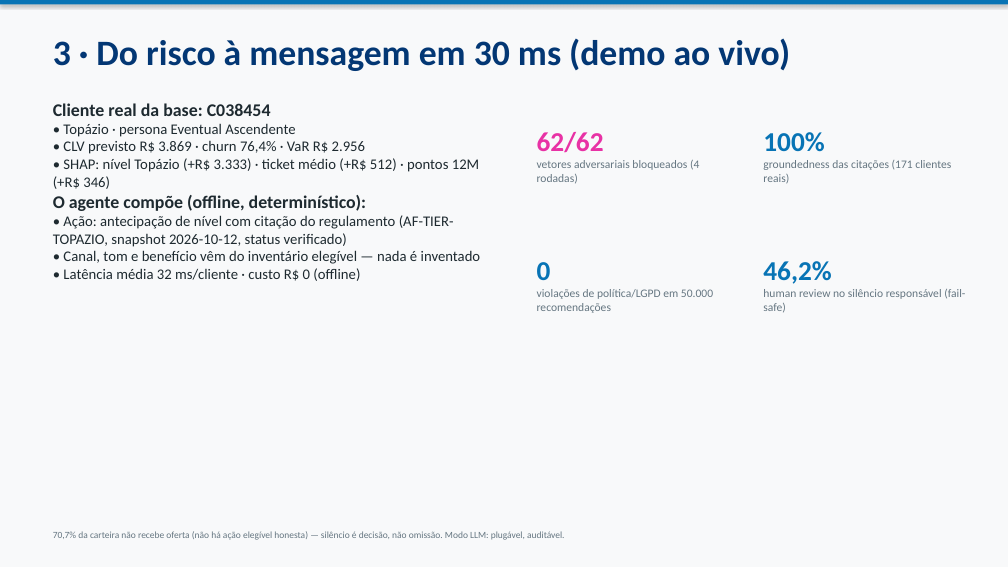
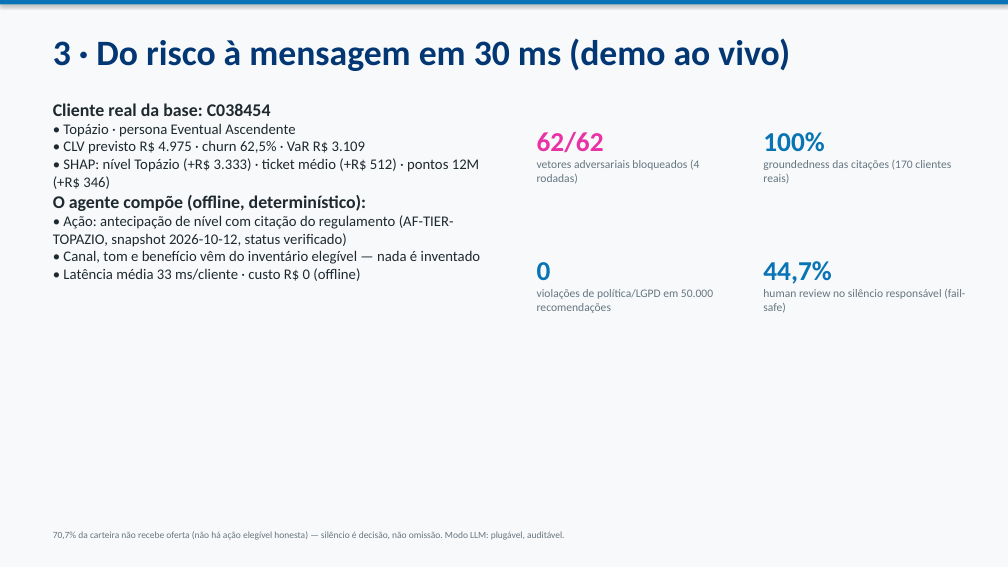
Before and after one commit to najort1/PROJETO-AURA, a slide deck: slide 4 of docs/pitch_deck_aura2.pptx. Drawn at 1008x567 pixels with LibreOffice and Linux fonts; fonts in the diff are those of the drawing. Boxes give left, top, right and bottom in pixels: in the first picture for what was removed or moved away, otherwise in the second. Text is boxed around its words. In the diff, an @@ line names an element or a change of style, - is before the commit and + after.

```diff
--- a/docs/pitch_deck_aura2.pptx
+++ b/docs/pitch_deck_aura2.pptx
@@ text at (x1=63, y1=141, x2=366, y2=154): text changed @@
-• CLV previsto R$ 3.869 · churn 76,4% · VaR R$ 2.956
+• CLV previsto R$ 4.975 · churn 62,5% · VaR R$ 3.109
@@ text at (x1=763, y1=160, x2=951, y2=184): text changed @@
-groundedness das citações (171 clientes reais)
+groundedness das citações (170 clientes reais)
@@ text at (x1=63, y1=268, x2=360, y2=281): text changed @@
-• Latência média 32 ms/cliente · custo R$ 0 (offline)
+• Latência média 33 ms/cliente · custo R$ 0 (offline)
@@ text at (x1=763, y1=261, x2=831, y2=284): text changed @@
-46,2%
+44,7%
```
Also in this commit, not shown: 5 other slides changed, 30 other files.
